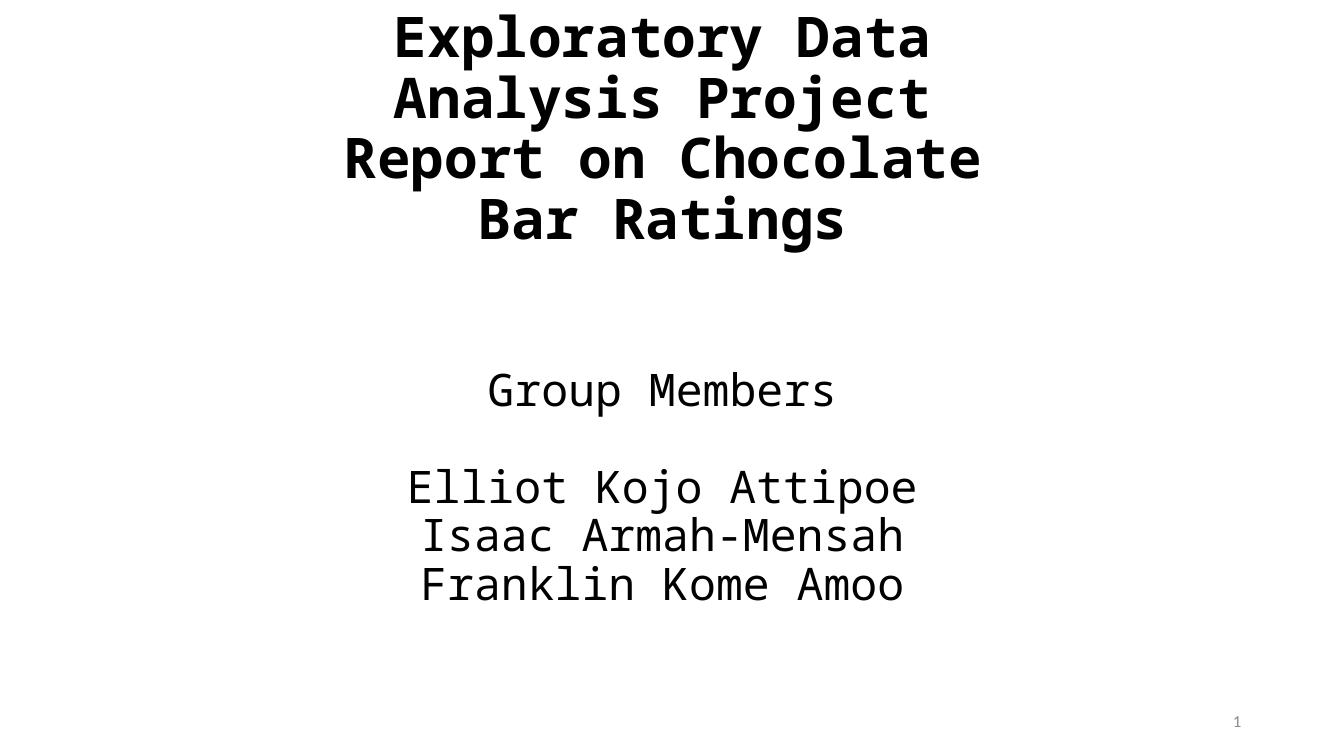
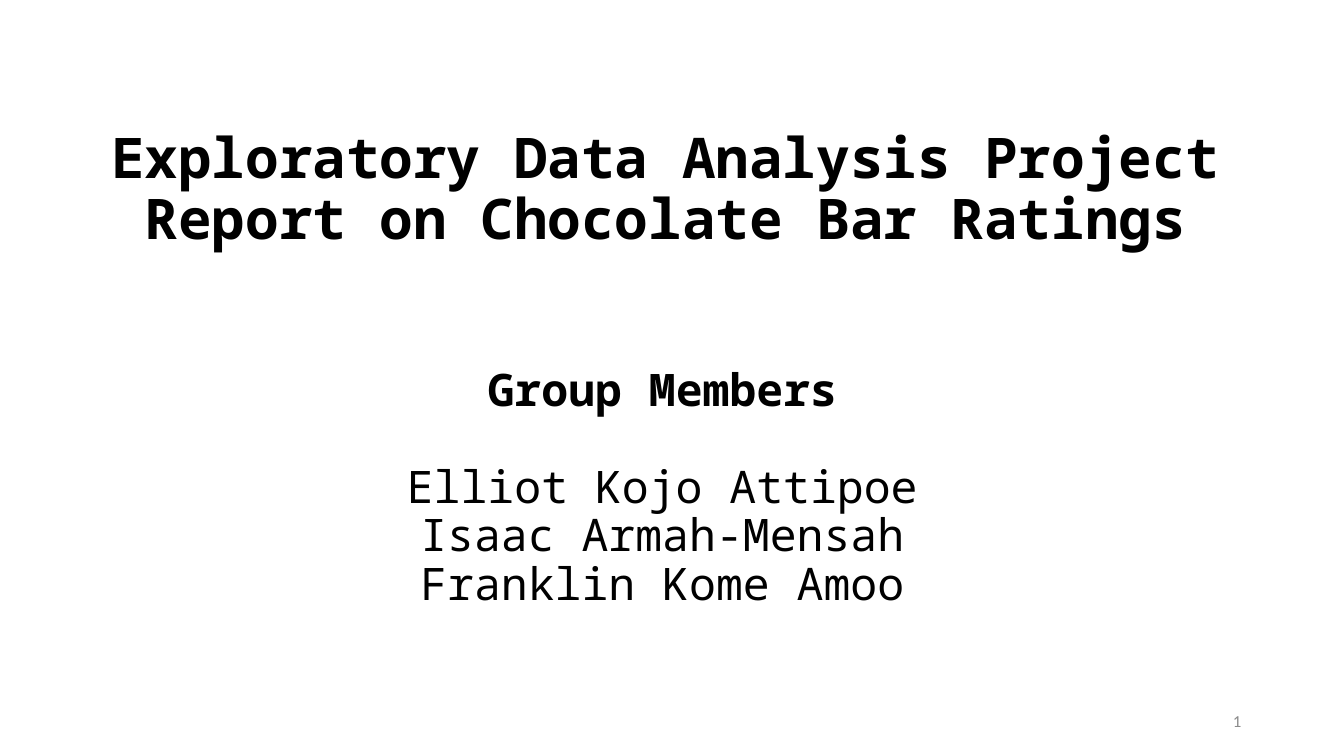
Before and after one commit to iamensah/Exploratory-Data-Analysis, a slide deck: slide 1 of EDA on Flavour of Cacao.pptx. Drawn at 1344x756 pixels with LibreOffice and Linux fonts; fonts in the diff are those of the drawing. Boxes give left, top, right and bottom in pixels: in the first picture for what was removed or moved away, otherwise in the second. Text is boxed around its words. In the diff, an @@ line names an element or a change of style, - is before the commit and + after.

```diff
--- a/EDA on Flavour of Cacao.pptx
+++ b/EDA on Flavour of Cacao.pptx
@@ title "Exploratory Data Analysis Project Report ..." rewrapped from bbox=[344, 14, 982, 253] to bbox=[111, 134, 1219, 253] @@
@@ subtitle at bbox=[488, 372, 837, 417]: bold on in "Group Members" @@
```
Also in this commit, not shown: 6 other slides changed, 9 slides added, 1 slide removed, 4 other files.
